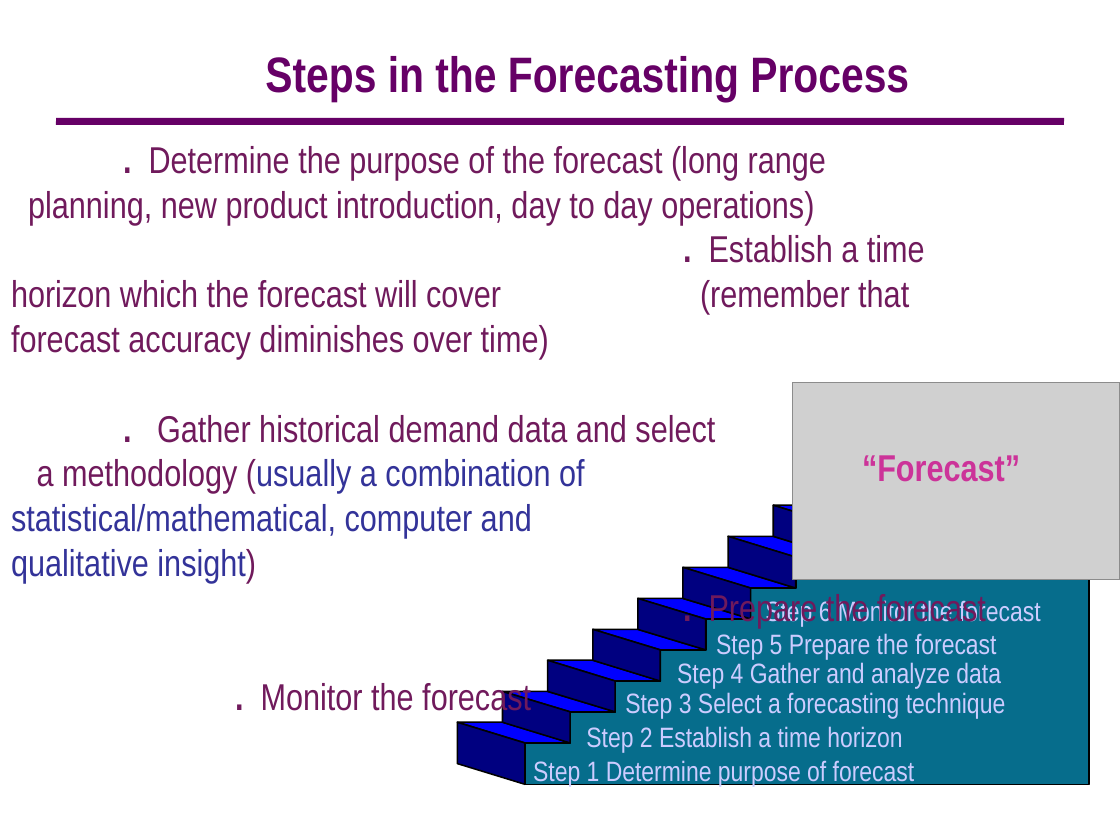
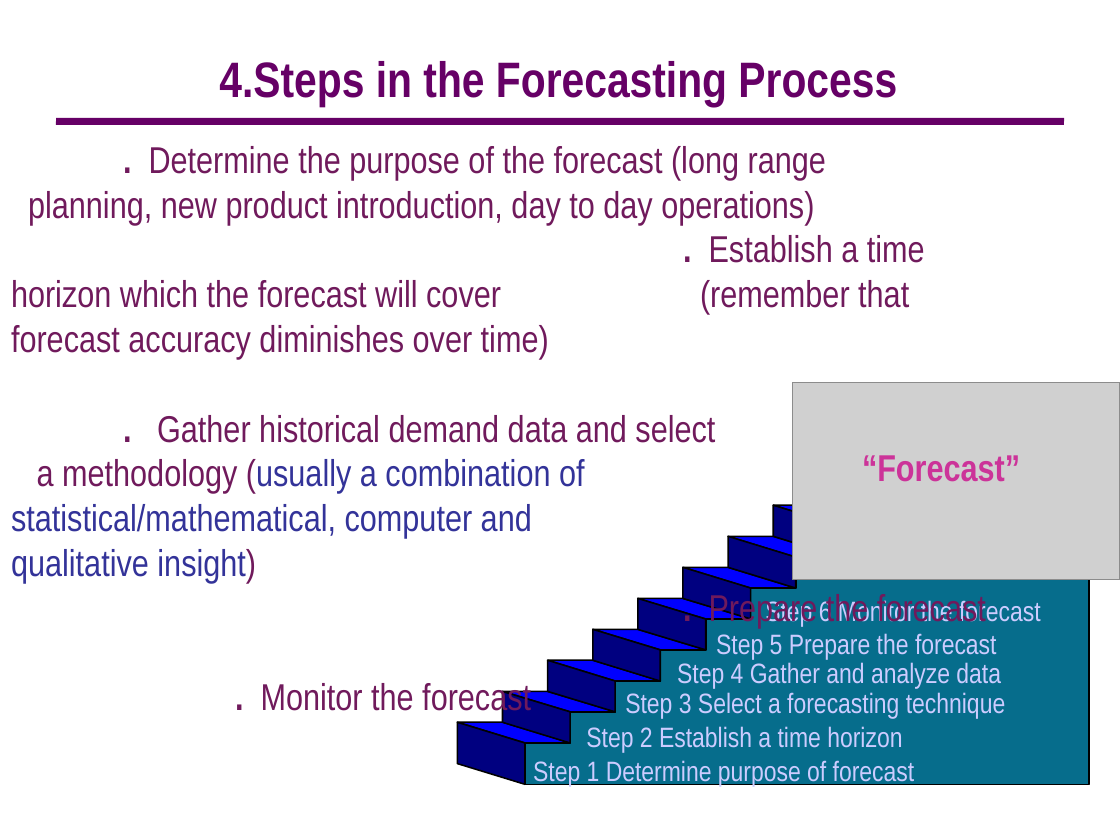
Before and after one commit to 15110132/MachineLearning-15110132_15110044-, a slide deck: slide 11 of Documents/MachineLearning.ppt (slide 10 before the commit). Drawn at 1120x840 pixels with LibreOffice and Linux fonts; fonts in the diff are those of the drawing; grey boxes stand for pictures; background and template pictures are left out. Boxes give left, top, right and bottom in pixels: in the first picture for what was removed or moved away, otherwise in the second. Text is boxed around its words. In the diff, an @@ line names an element or a change of style, - is before the commit and + after.

```diff
--- a/Documents/MachineLearning.ppt
+++ b/Documents/MachineLearning.ppt
@@ text at (219,61,897,106): text changed @@
-Steps in the Forecasting Process
+4.Steps in the Forecasting Process
```
Also in this commit, not shown: 7 other slides changed, 10 slides added.
